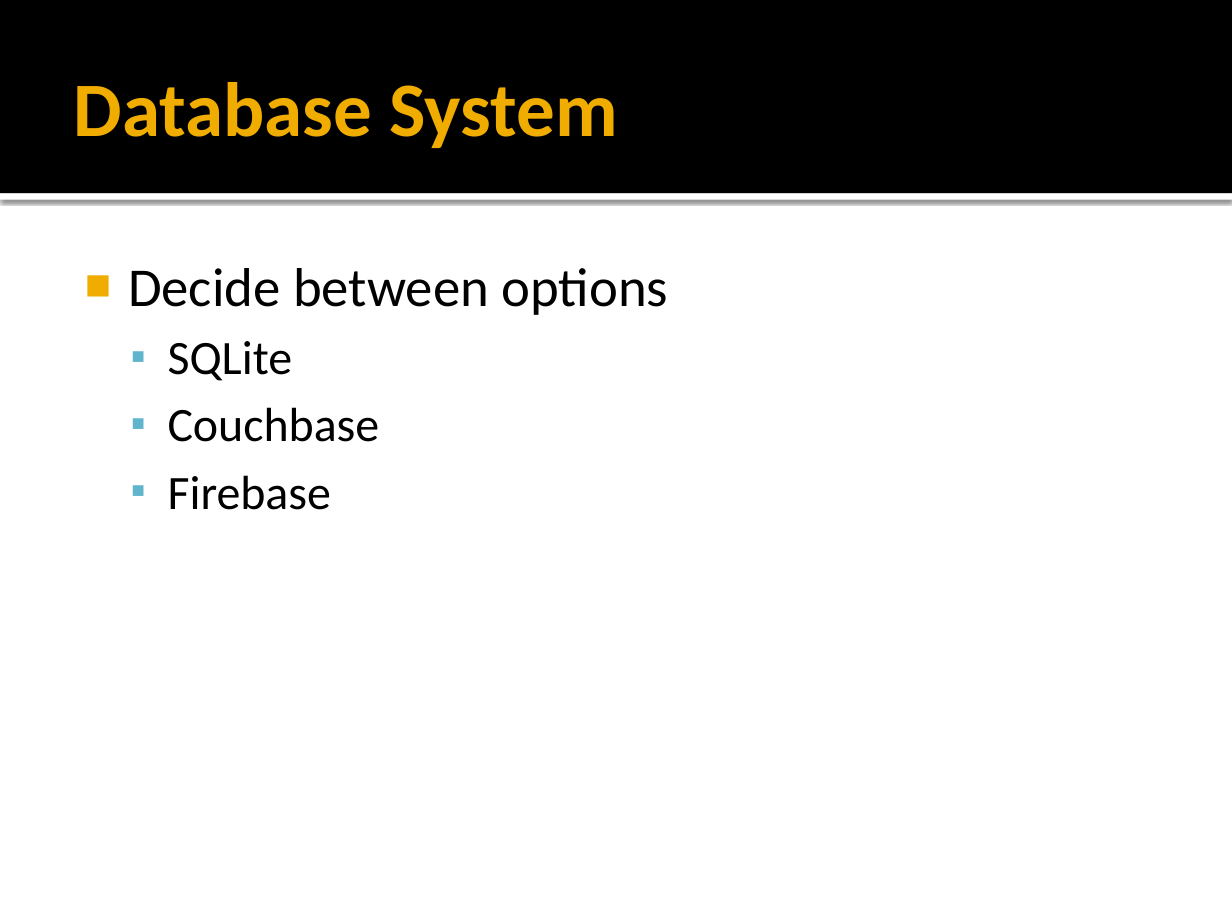
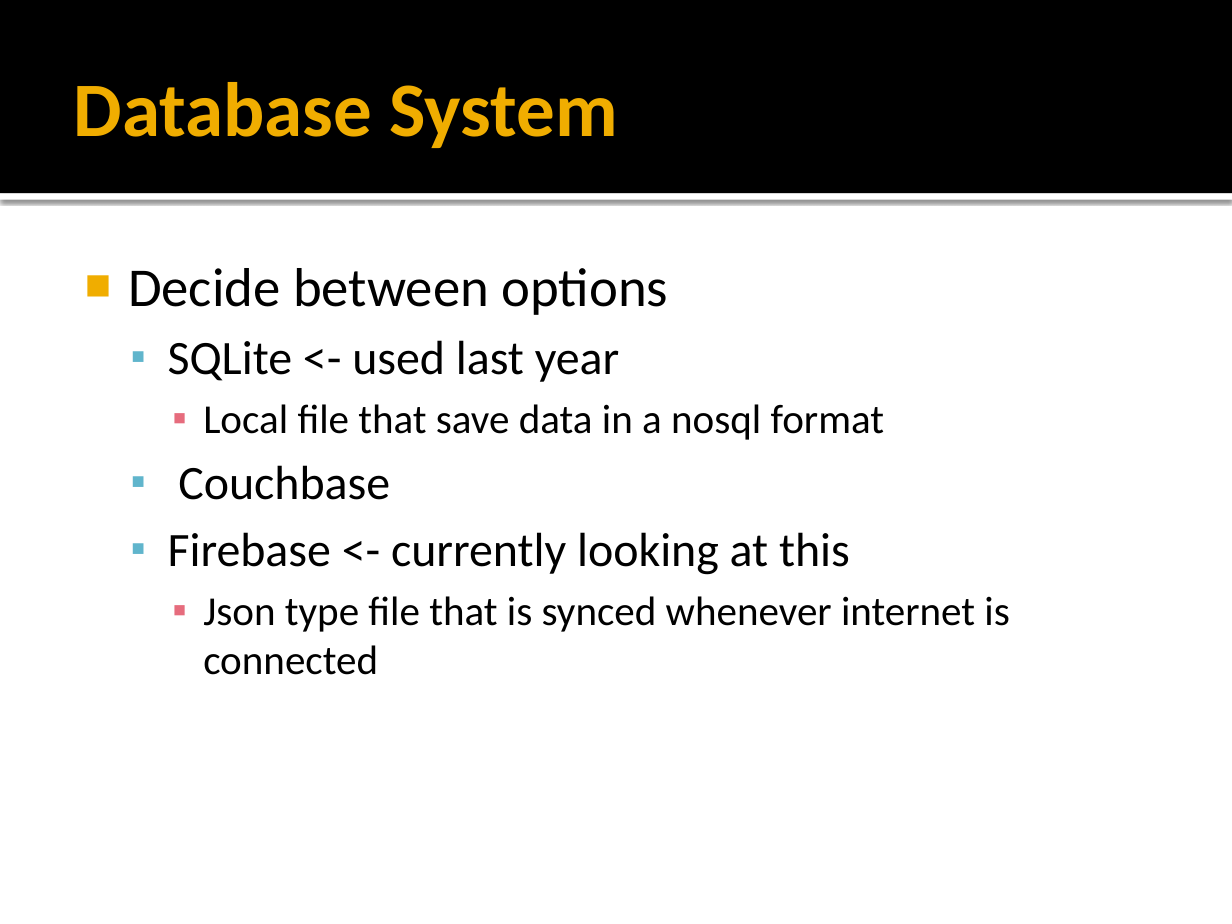
Before and after one commit to HVA-FRC-3824/AndroidLearning, a slide deck: slide 7 of Presentation.pptx (slide 6 before the commit). Drawn at 1232x924 pixels with LibreOffice and Linux fonts; fonts in the diff are those of the drawing. Boxes give left, top, right and bottom in pixels: in the first picture for what was removed or moved away, otherwise in the second. Text is boxed around its words. In the diff, an @@ line names an element or a change of style, - is before the commit and + after.

```diff
--- a/Presentation.pptx
+++ b/Presentation.pptx
@@ text at (x1=168, y1=340, x2=884, y2=440): text changed; size 28 to 24 pt @@
-  ▪ SQLite
+  ▪ SQLite <- used last year
+    ▪ Local file that save data in a nosql format
@@ text at (x1=168, y1=532, x2=1009, y2=675): text changed; size 28 to 24 pt @@
-  ▪ Firebase
+  ▪ Firebase <- currently looking at this
+    ▪ Json type file that is synced whenever internet is connected
```
Also in this commit, not shown: 3 other slides changed, 1 slide added, 3 other files.
